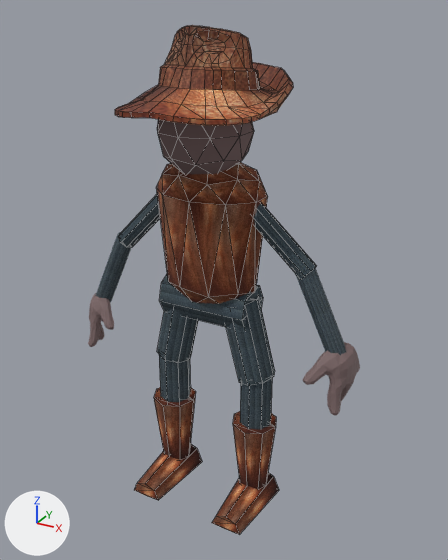
Two versions of the OBJ model share/drunken/models/cowboy/cowboy.obj, one commit apart.
Camera for both pictures: a camera (50 mm lens) standing at (3.45, -5.69, 4.92) and looking at (0.13, 0.36, 1.9). Every picture has the same lights, and +X, +Y and +Z are marked at lower left. Mesh edges are drawn as thin lines on the coarser meshes. Where no turn or scale is listed for an object, it has been applied to the vertices. Vertices at the same position are counted once.

Objects in the first picture: 'Body', 'Hat', 'Head', 'LeftLowerArm', 'LeftLowerLeg', 'LeftUpperArm', 'LeftUpperLeg', 'RightLowerArm', 'RightLowerLeg', 'RightUpperArm', 'RightUpperLeg'.
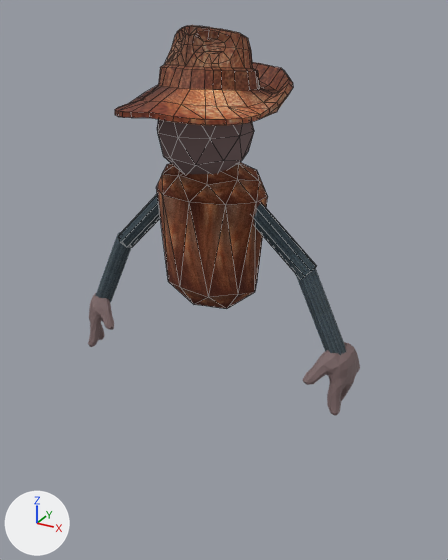
Location of each change, (x1, y1, x2, y2) in pixels of the pictures (448 x 560 px):
'Body', reshaped (12% shorter): before (156, 162, 268, 329); after (156, 162, 268, 309)
'LeftLowerLeg', deleted (brown): before (212, 378, 279, 535)
    faces in mat_leather_png_leather_png (picture img_leather_png): (212, 411, 279, 535)
    faces in mat_jeans_png_jeans_png (picture img_jeans_png): (240, 378, 272, 430)
'RightLowerLeg', deleted (brown): before (134, 355, 202, 500)
    faces in mat_leather_png_leather_png (picture img_leather_png): (134, 387, 202, 500)
    faces in mat_jeans_png_jeans_png (picture img_jeans_png): (159, 355, 191, 402)
'LeftUpperLeg', deleted (black): before (226, 295, 275, 386)
'RightUpperLeg', deleted: before (157, 309, 198, 363)
part 1 of me_body, deleted: before (159, 274, 263, 329)

The change, as a list of edits to the scene's bpy script:
```text
Change me_body:
    where me_body.from_pydata(...)  # 58 vertices, 100 faces; spans x -0.64..0.66, y -0.2..0.73, z 1.36..3.47
    used by ob_body; location = (0.0, 0.0, 0.0)
    remove me_body.materials.append(mat_jeans_png)  # picture img_jeans_png
    me_body part 1: the loose piece of 16 vertices spanning x -0.58..0.58, y -0.04..0.56, z 1.36..1.95 is deleted
Remove ob_leftlowerleg:
    ob_leftlowerleg = bpy.data.objects.new('LeftLowerLeg', me_leftlowerleg)
    ob_leftlowerleg.location = (0.0, 0.0, 0.0)
Remove ob_leftupperleg:
    ob_leftupperleg = bpy.data.objects.new('LeftUpperLeg', me_leftupperleg)
    ob_leftupperleg.location = (0.0, 0.0, 0.0)
Remove ob_rightlowerleg:
    ob_rightlowerleg = bpy.data.objects.new('RightLowerLeg', me_rightlowerleg)
    ob_rightlowerleg.location = (0.0, 0.0, 0.0)
Remove ob_rightupperleg:
    ob_rightupperleg = bpy.data.objects.new('RightUpperLeg', me_rightupperleg)
    ob_rightupperleg.location = (0.0, 0.0, 0.0)
```
